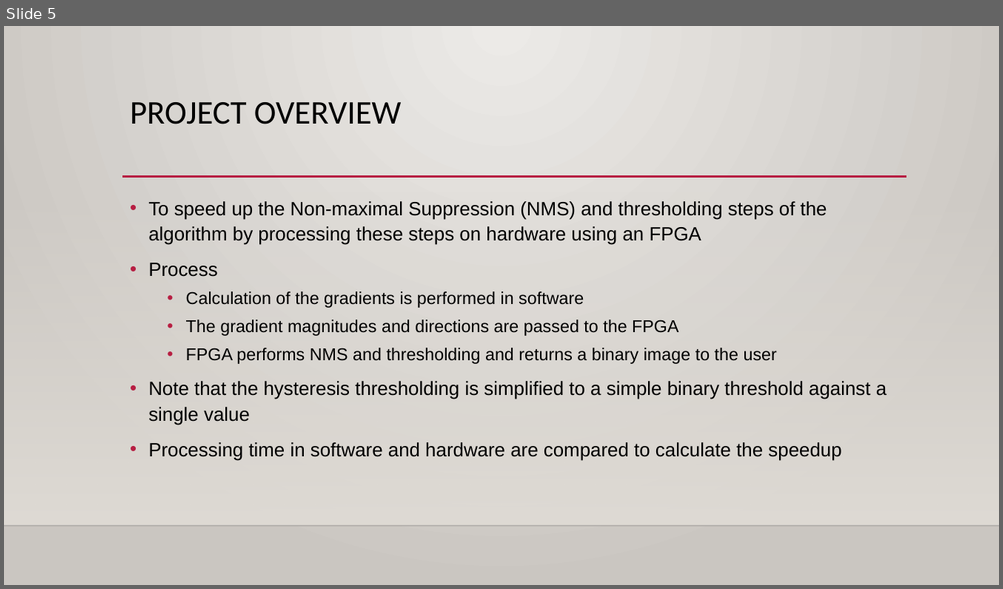
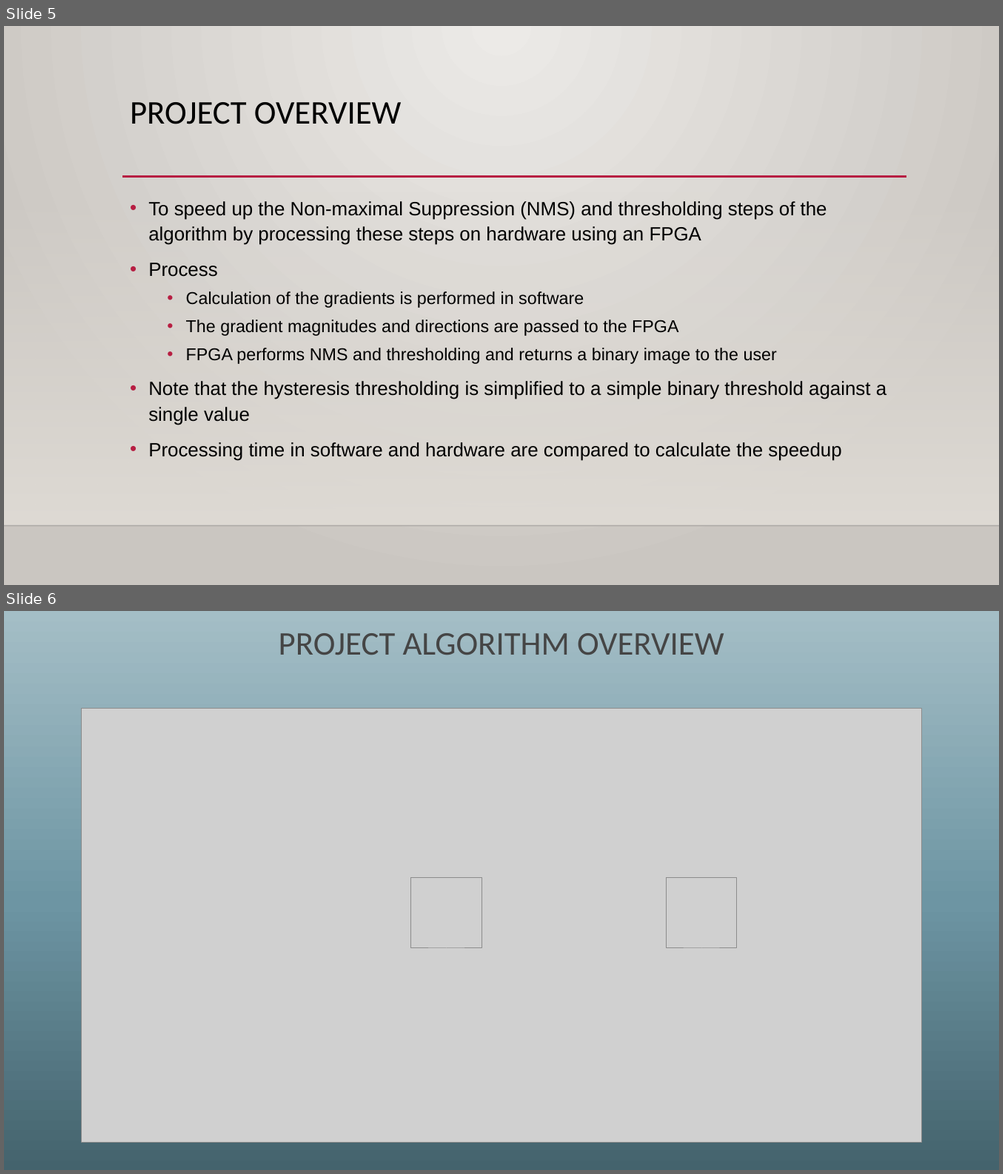
Before and after one commit to Maximus32/Reconfig-Canny, a slide deck: Deliverables/Canny edge detection – fpga speedup.pptx. Shown one above the other, each under a label of ours: slide 5 before the commit, slides 5 and 6 after it. The pictures are 1003x589 and 1003x1174 pixels, drawn with LibreOffice and Linux fonts; fonts in the diff are those of the drawing; grey boxes stand for pictures; background and template pictures are left out. Boxes give left, top, right and bottom in pixels: in the first picture for what was removed or moved away, otherwise in the second. Text is boxed around its words. In the diff, an @@ line names an element or a change of style, - is before the commit and + after.

```diff
--- a/Deliverables/Canny edge detection – fpga speedup.pptx
+++ b/Deliverables/Canny edge detection – fpga speedup.pptx
@@ slide 6 added at (4,611,999,1170), background gradient #44636D to #6D95A3 to #A4BEC6 @@
@@ title added at (279,633,724,655), 32 pt, text #454545 @@
+PROJECT ALGORITHM OVERVIEW
@@ picture added at (82,709,922,1143) @@
@@ picture added at (410,878,481,949) @@
@@ picture added at (666,878,737,949) @@
```
Also in this commit, not shown: 6 slides changed, 4 other slides added, 6 slides removed.
